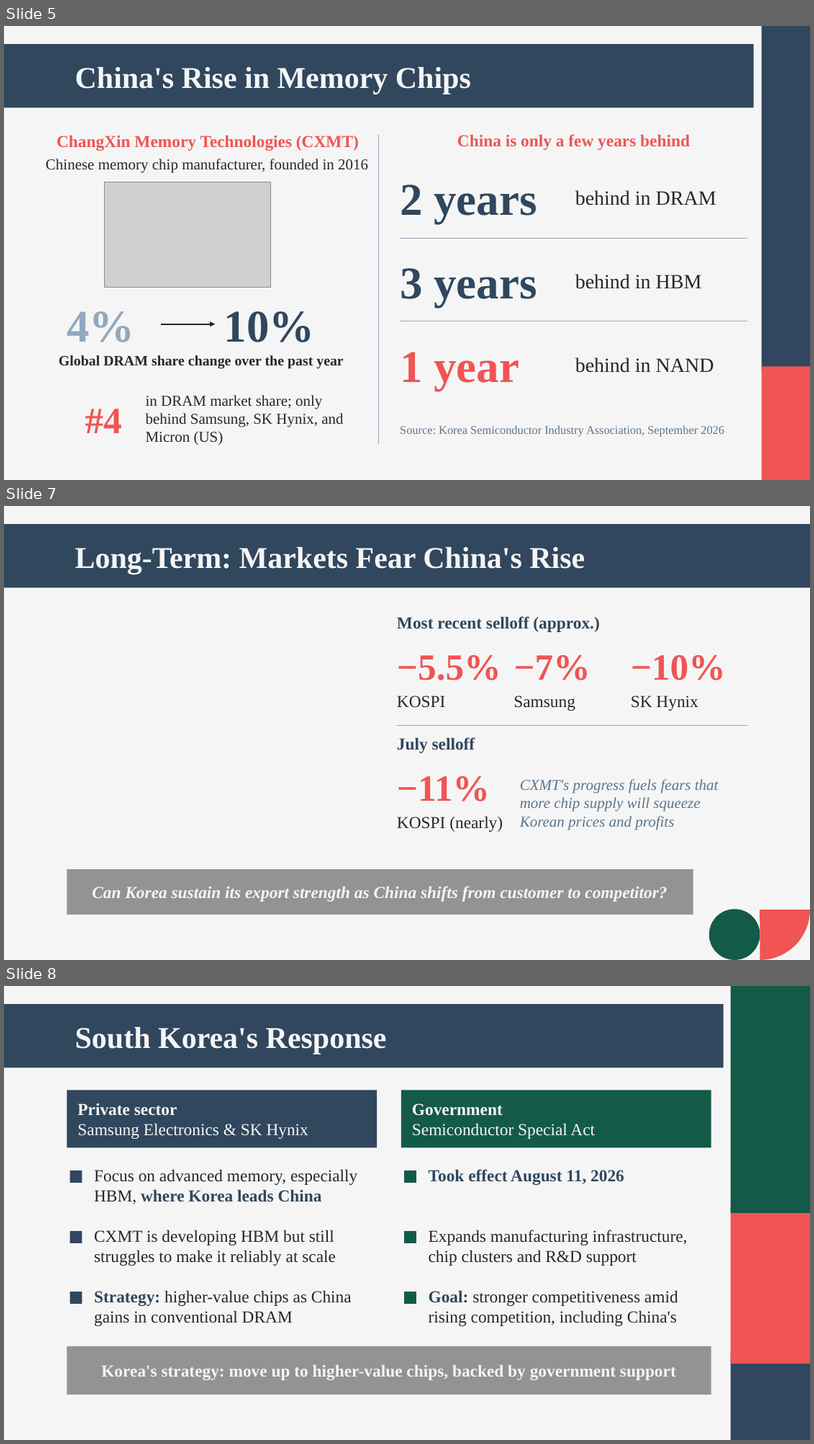
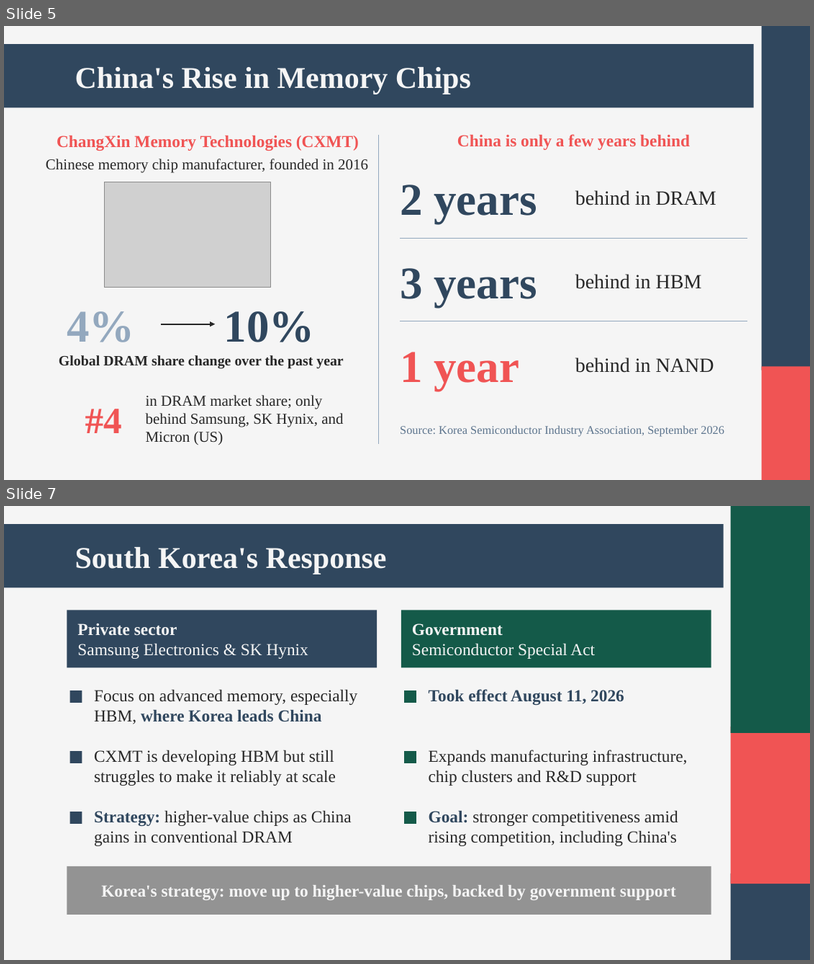
Before and after one commit to andyandrewc21-cyber/owner-repo, a slide deck: korea-china-trade.pptx. Shown one above the other, each under a label of ours: slides 5, 7 and 8 before the commit, slides 5 and 7 after it; the slides between them are not shown. The pictures are 814x1444 and 814x964 pixels, drawn with LibreOffice and Linux fonts; fonts in the diff are those of the drawing; grey boxes stand for pictures. Boxes give left, top, right and bottom in pixels: in the first picture for what was removed or moved away, otherwise in the second. Text is boxed around its words. In the diff, an @@ line names an element or a change of style, - is before the commit and + after.

```diff
--- a/korea-china-trade.pptx
+++ b/korea-china-trade.pptx
@@ slide 7 removed at [4,506,810,960], background #F5F5F5 @@
@@ rectangle removed at [4,524,810,587] @@
@@ title removed at [75,547,585,574] @@
-Long-Term: Markets Fear China's Rise
@@ text removed at [397,616,599,632] @@
-Most recent selloff (approx.)
@@ text removed at [397,655,502,680] @@
-−5.5%
@@ text removed at [514,655,590,680] @@
-−7%
@@ text removed at [631,655,726,680] @@
-−10%
@@ text removed at [397,695,445,707] @@
-KOSPI
@@ text removed at [514,695,576,710] @@
-Samsung
@@ text removed at [631,695,698,710] @@
-SK Hynix
@@ line removed from (397, 725) to (748, 725) @@
@@ text removed at [397,737,476,753] @@
-July selloff
@@ text removed at [397,776,490,801] @@
-−11%
@@ text removed at [520,779,719,829] @@
-CXMT's progress fuels fears that more chip supply will squeeze Korean prices and profits
@@ text removed at [397,816,503,831] @@
-KOSPI (nearly)
@@ rectangle removed at [67,869,694,914] @@
-Can Korea sustain its export strength as China shifts from customer to competitor?
@@ pie slice (boxed as its full ellipse) removed at [710,860,810,960] @@
@@ ellipse removed at [710,909,760,960] @@
@@ what was slide 8 is now slide 7 @@
```
Also in this commit, not shown: 1 slide changed.
